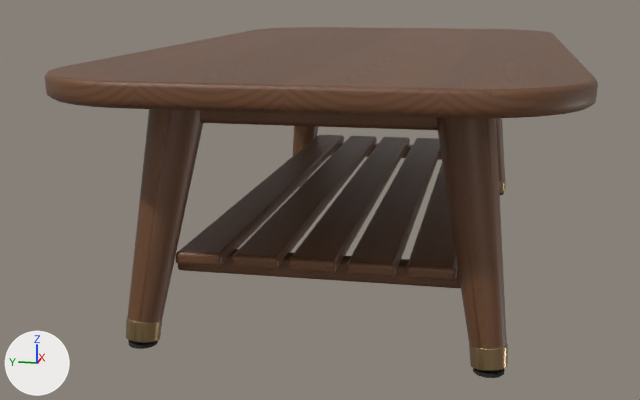
Before and after pictures for a commit that changed the glTF model house-light/furniture/models/J01.glb.
Both versions are drawn from a 50 mm camera at (-1.513, -0.22, 0.465) aimed at (-0.036, 0.075, 0.095). The axes (+X, +Y, +Z) are drawn at lower left. The lights are the same throughout. The first picture is the older version. Where no turn or scale is listed for an object, it has been applied to the vertices.
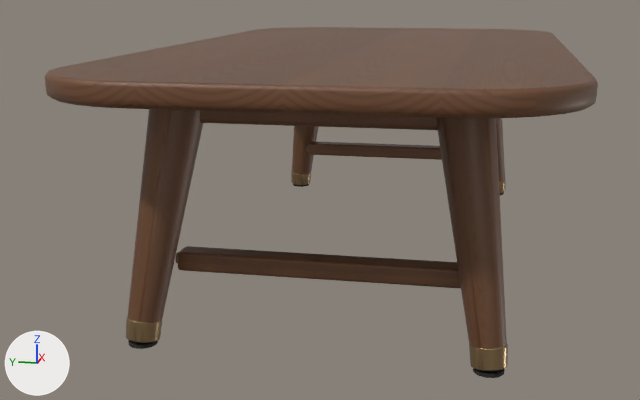
The change in detail:
Object 'Cube.008' (ob_cube_008) is deleted.
Object 'Cube.001' (ob_cube_001) is deleted.
Object 'Cube.002' (ob_cube_002) is deleted.
Object 'Cube.003' (ob_cube_003) is deleted.
Object 'Cube.004' (ob_cube_004) is deleted.

What differs and where, as boxes (x1, y1, x2, y2) in the pictures (640 x 400 px):
'Cube.004', deleted: before (176, 135, 344, 266)
    faces in mat_satin_walnut___longitudinal_grain: (176, 135, 344, 266)
    faces in mat_satin_walnut___end_grain: (178, 254, 218, 265)
'Cube.003', deleted (brown): before (232, 136, 377, 270)
    faces in mat_satin_walnut___longitudinal_grain: (232, 136, 377, 270)
    faces in mat_satin_walnut___end_grain: (233, 258, 275, 268)
'Cube.002', deleted (brown): before (289, 137, 410, 274)
    faces in mat_satin_walnut___longitudinal_grain: (289, 137, 410, 274)
    faces in mat_satin_walnut___end_grain: (290, 261, 333, 272)
'Cube.001', deleted (brown): before (347, 138, 441, 277)
    faces in mat_satin_walnut___longitudinal_grain: (347, 138, 441, 277)
    faces in mat_satin_walnut___end_grain: (349, 265, 393, 276)
'Cube.008', deleted (brown): before (406, 163, 458, 281)
    faces in mat_satin_walnut___longitudinal_grain: (406, 163, 458, 281)
    faces in mat_satin_walnut___end_grain: (409, 269, 454, 280)
